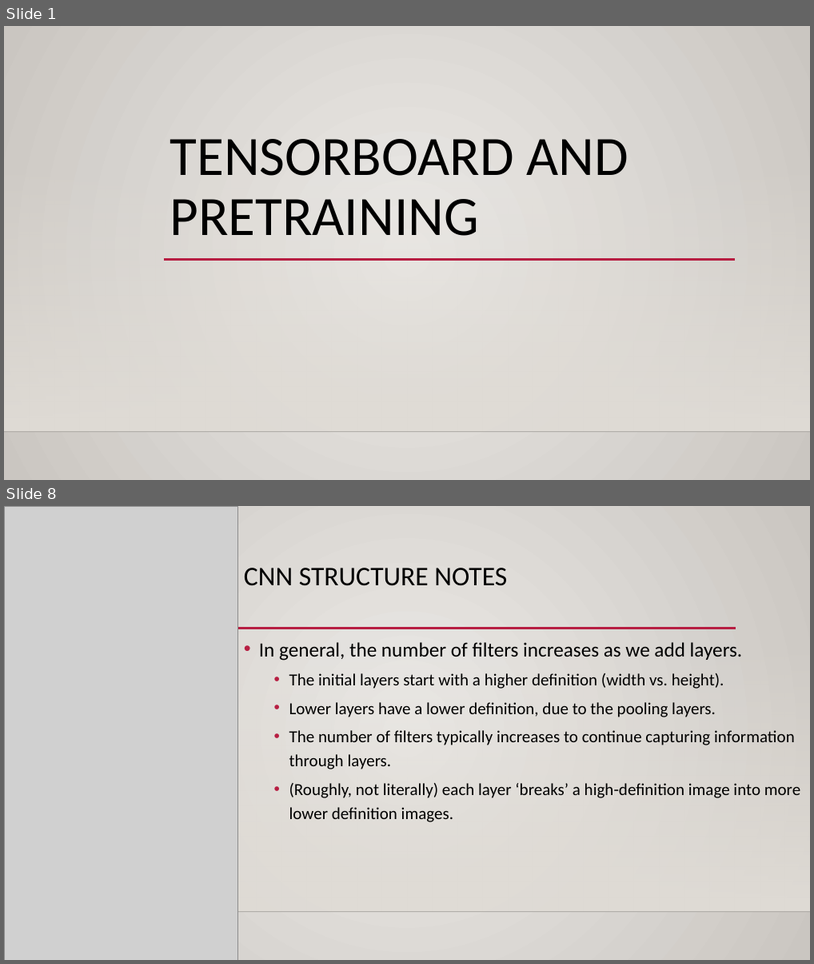
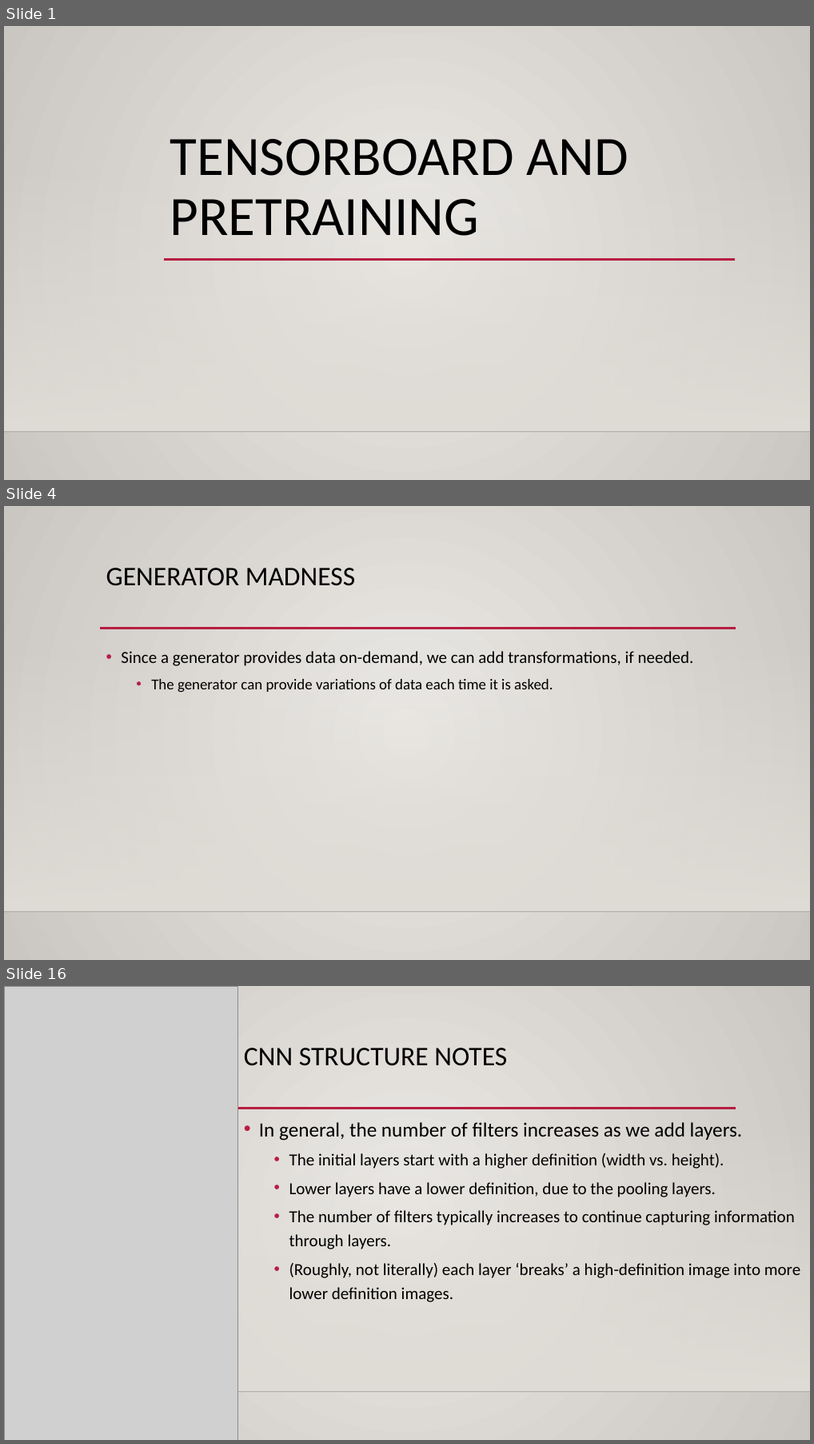
Before and after one commit to calvint13/Intro_to_Machine_Learning_Student_Workbooks, a slide deck: reference_content/Slides/tensorboard_cnn_2.pptx. Shown one above the other, each under a label of ours: slides 1 and 8 before the commit, slides 1, 4 and 16 after it; the slides between them are not shown. The pictures are 814x964 and 814x1444 pixels, drawn with LibreOffice and Linux fonts; fonts in the diff are those of the drawing; grey boxes stand for pictures; background and template pictures are left out. Boxes give left, top, right and bottom in pixels: in the first picture for what was removed or moved away, otherwise in the second. Text is boxed around its words. In the diff, an @@ line names an element or a change of style, - is before the commit and + after.

```diff
--- a/reference_content/Slides/tensorboard_cnn_2.pptx
+++ b/reference_content/Slides/tensorboard_cnn_2.pptx
@@ slide 4 added at <box>4,506,810,960</box>, background gradient #ECEAE7 to #CAC7C1; not listed: 3 template elements that a slide beside it also shows @@
@@ title added at <box>106,568,355,586</box>, 32 pt, text #000000 @@
+GENERATOR MADNESS
@@ text added at <box>121,651,694,692</box>, 20 pt, text #000000 @@
+• Since a generator provides data on-demand, we can add transformations, if needed.
+  • The generator can provide variations of data each time it is asked.
@@ what was slide 8 is now slide 16 @@
```
Also in this commit, not shown: 1 slide changed, 12 other slides added, 4 slides removed, 1 other file.
